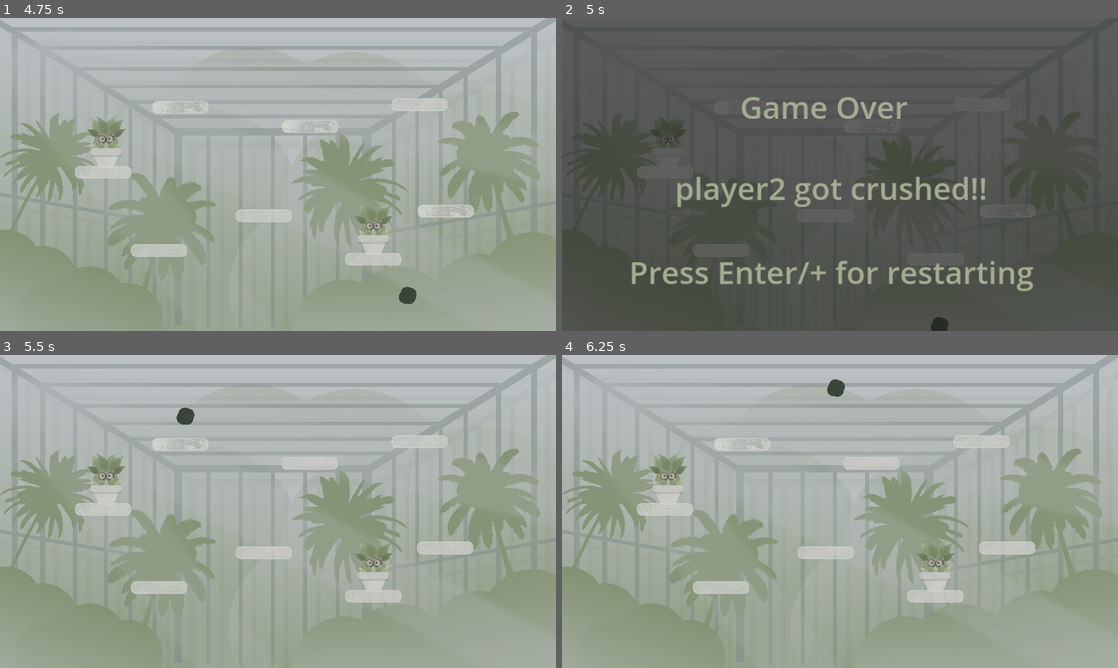
Above: before the commit, frames 1-4 (two rows, left to right).
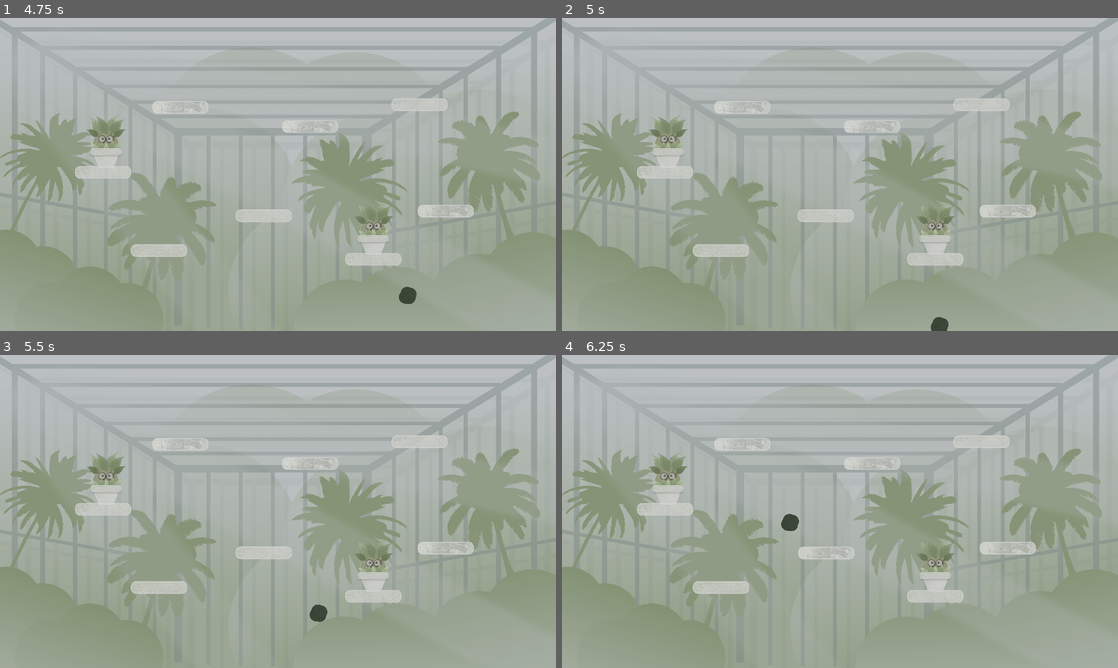
Above: after the commit, the same moments.

Repository: TheNerm/Winter_Game_Jam_23
Game: Godot game, scene res://level_1.tscn
Same seed, same stepped clock (60 frames per second), same inputs: the game is played once before the commit and once after it. The engine's default icon, where the game draws it, is replaced by a stand-in: a white triangle on a blue panel in a dark square.
Inputs:
- Up to frame 1 (4.75 s): tap Enter (P1_Restart) at 0.5 s
- Up to frame 2 (5 s): no input
- Up to frame 3 (5.5 s): tap Enter (P1_Restart) at 5 s
- Up to frame 4 (6.25 s): no input

Frame 1 is identical in both runs. In frame 2, 98% of the frame differs, in the area x 0-100%, y 0-100%; in frame 3, 0.3%; in frame 4, 0.4%.

Commit message:
Fix death

Diff:
--- a/level_1.tscn
+++ b/level_1.tscn
@@ -164,6 +164,8 @@
 script = ExtResource("1_6qnue")
 
 [node name="player2" type="CharacterBody2D" parent="GameHandler" groups=["players"]]
+collision_layer = 5
+collision_mask = 5
 script = ExtResource("9_cygyq")
 input_left = "P2move_left"
 input_right = "P2move_right"
@@ -212,6 +214,8 @@
 
 [node name="player1" type="CharacterBody2D" parent="GameHandler" groups=["players"]]
 position = Vector2(-554, -164)
+collision_layer = 5
+collision_mask = 5
 script = ExtResource("9_cygyq")
 input_left = "P1move_left"
 input_right = "P1move_right"
@@ -314,9 +318,9 @@
 scale = Vector2(1.42, 1.42)
 texture = ExtResource("17_v0jbx")
 
-[node name="Area2D" type="Area2D" parent="stone"]
-
-[node name="CollisionShape2D" type="CollisionShape2D" parent="stone/Area2D"]
+[node name="Area2D" type="Area2D" parent="stone" groups=["stone"]]
+
+[node name="CollisionShape2D" type="CollisionShape2D" parent="stone/Area2D" groups=["stone"]]
 shape = SubResource("CircleShape2D_rpj0c")
 
 [connection signal="area_entered" from="DeathZone" to="GameHandler/player2" method="_on_death_zone_area_entered"]
--- a/platformer_controller/platformer_controller.gd
+++ b/platformer_controller/platformer_controller.gd
@@ -366,4 +366,6 @@
 
 
 func _on_death_zone_area_entered(area):
-	_killMe()
+	print(area.name)
+	if(!area.is_in_group("stone")):
+		_killMe()
Not shown, added: export_presets.cfg
